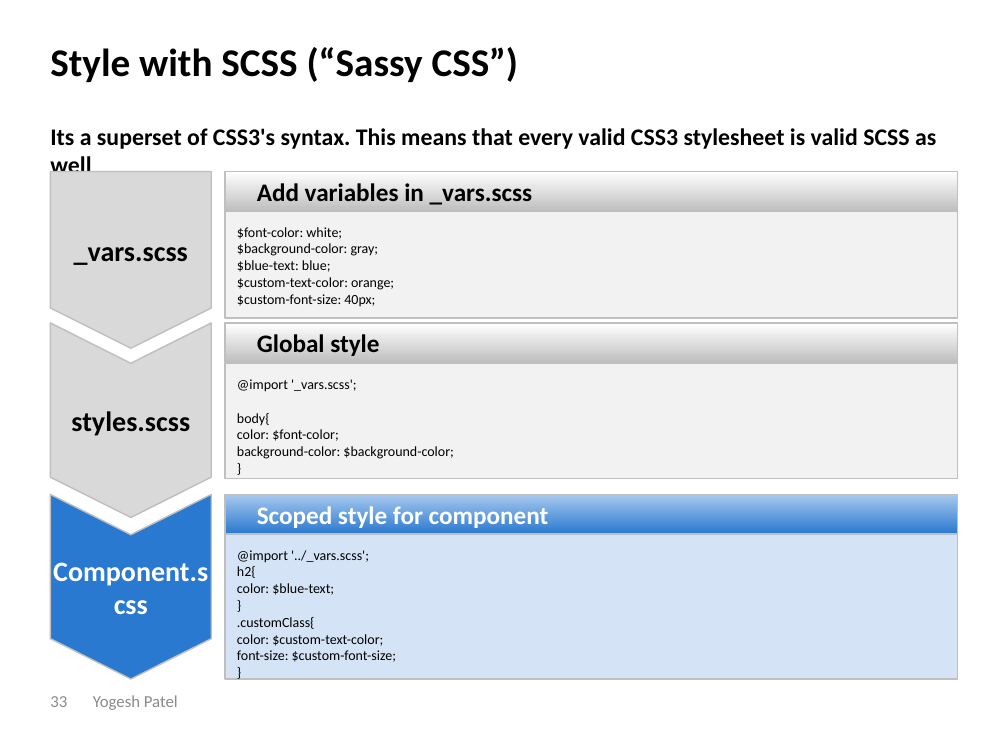
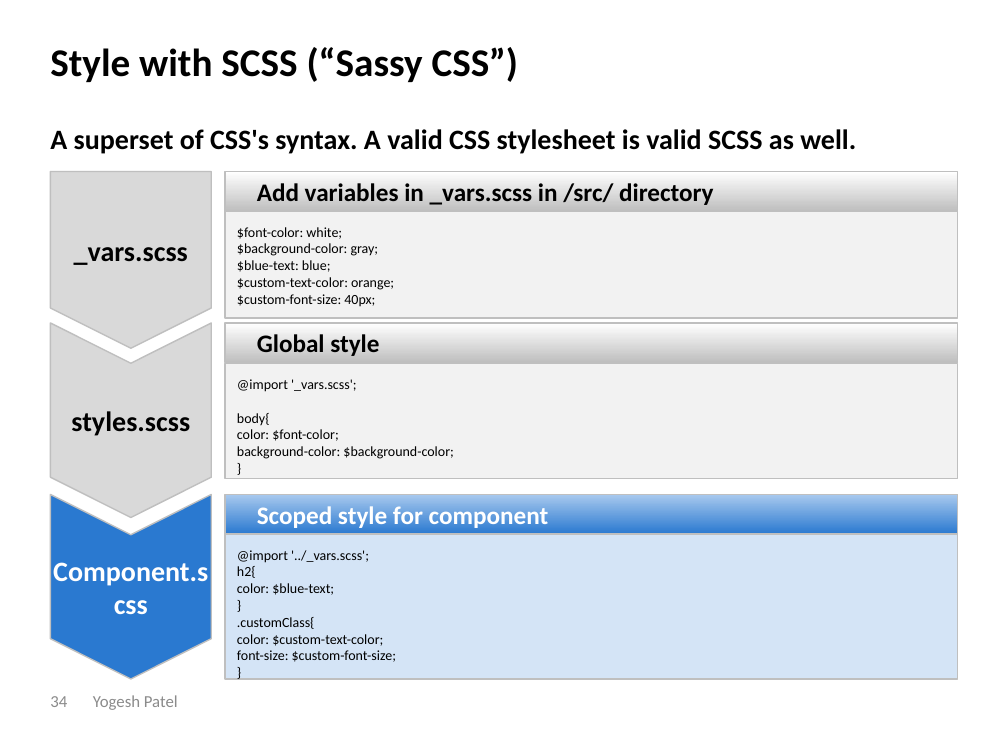
Before and after one commit to eryogesh/angular7, a slide deck: slide 34 of Angular 7 by YogeshPatel.pptx (slide 33 before the commit). Drawn at 1008x756 pixels with LibreOffice and Linux fonts; fonts in the diff are those of the drawing. Boxes give left, top, right and bottom in pixels: in the first picture for what was removed or moved away, otherwise in the second. Text is boxed around its words. In the diff, an @@ line names an element or a change of style, - is before the commit and + after.

Commit message:
Style with scss

```diff
--- a/Angular 7 by YogeshPatel.pptx
+++ b/Angular 7 by YogeshPatel.pptx
@@ text at box(50, 129, 856, 154): text changed; size 17 to 20 pt @@
-Its a superset of CSS3's syntax. This means that every valid CSS3 stylesheet is valid SCSS as well
+A superset of CSS's syntax. A valid CSS stylesheet is valid SCSS as well.
@@ text in rectangle at box(257, 183, 713, 205): text changed @@
-Add variables in _vars.scss
+Add variables in _vars.scss in /src/ directory
@@ page number at box(50, 696, 67, 707): text changed @@
-33
+34
```
Also in this commit, not shown: 4 other slides changed, 1 slide added, 58 other files.
